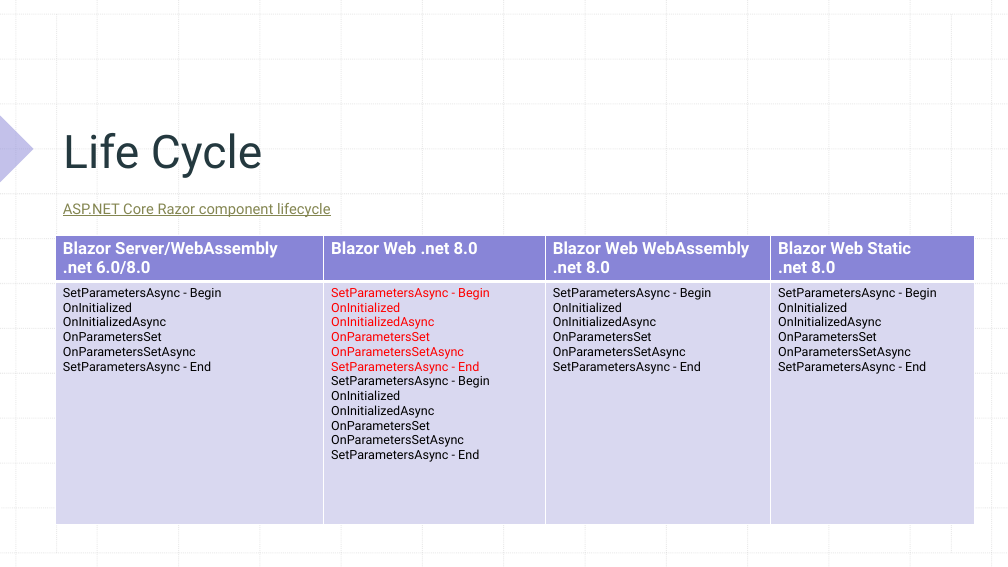
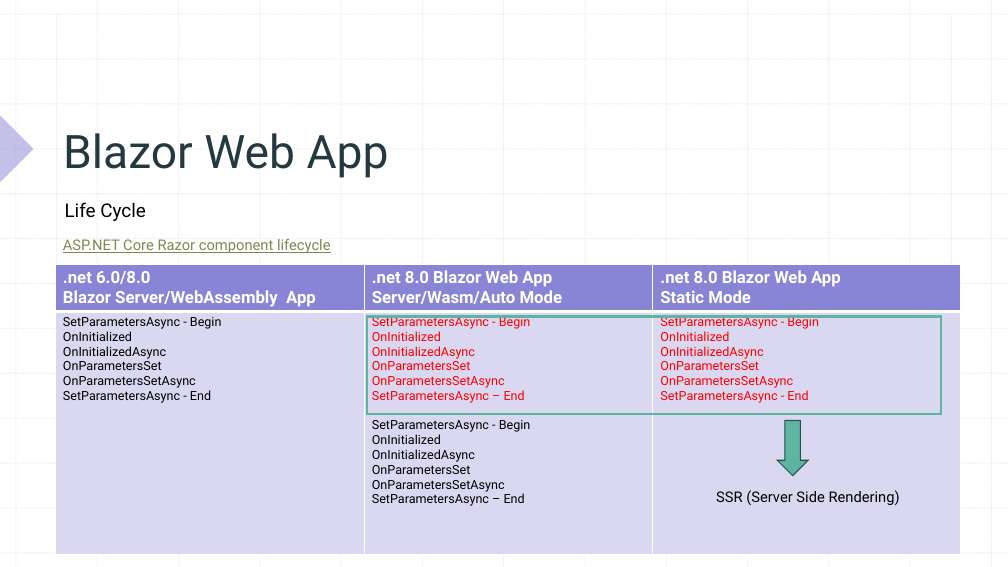
Before and after one commit to xccu/NetCore-Demo, a slide deck: slide 21 of Blazor in .net 8.pptx (slide 19 before the commit). Drawn at 1008x567 pixels with LibreOffice and Linux fonts; fonts in the diff are those of the drawing. Boxes give left, top, right and bottom in pixels: in the first picture for what was removed or moved away, otherwise in the second. Text is boxed around its words. In the diff, an @@ line names an element or a change of style, - is before the commit and + after.

Commit message:
modified ppt

```diff
--- a/Blazor in .net 8.pptx
+++ b/Blazor in .net 8.pptx
@@ title at bbox=[63, 133, 389, 178]: text changed @@
-Life Cycle
+Blazor Web App
@@ text added at bbox=[65, 202, 146, 221], 18 pt, text #000000 @@
+Life Cycle
@@ text "ASP.NET Core Razor component lifecycle": place and size @@
-text "ASP.NET Core Razor component lifecycle" at bbox=[63, 203, 331, 217]
+text "ASP.NET Core Razor component lifecycle" at bbox=[63, 239, 331, 253]
@@ table at bbox=[55, 265, 960, 556] @@
-column 1: Blazor Server/WebAssembly / .net 6.0/8.0 | SetParametersAsync - Begin / OnInitialized / OnInitializedAsync / OnParametersSet / OnParametersSetAsync / SetParametersAsync - End
-column 2: Blazor Web .net 8.0 | SetParametersAsync - Begin / OnInitialized / OnInitializedAsync / OnParametersSet / OnParametersSetAsync / SetParametersAsync - End / SetParametersAsync - Begin / OnInitialized / OnInitializedAsync / OnParametersSet / OnParametersSetAsync / SetParametersAsync - End
-column 3: Blazor Web WebAssembly / .net 8.0 | SetParametersAsync - Begin / OnInitialized / OnInitializedAsync / OnParametersSet / OnParametersSetAsync / SetParametersAsync - End
-column 4: Blazor Web Static / .net 8.0 | SetParametersAsync - Begin / OnInitialized / OnInitializedAsync / OnParametersSet / OnParametersSetAsync / SetParametersAsync - End
+column 1: .net 6.0/8.0 / Blazor Server/WebAssembly App | SetParametersAsync - Begin / OnInitialized / OnInitializedAsync / OnParametersSet / OnParametersSetAsync / SetParametersAsync - End
+column 2: .net 8.0 Blazor Web App / Server/Wasm/Auto Mode | SetParametersAsync - Begin / OnInitialized / OnInitializedAsync / OnParametersSet / OnParametersSetAsync / SetParametersAsync – End / SetParametersAsync - Begin / OnInitialized / OnInitializedAsync / OnParametersSet / OnParametersSetAsync / SetParametersAsync – End
+column 3: .net 8.0 Blazor Web App / Static Mode | SetParametersAsync - Begin / OnInitialized / OnInitializedAsync / OnParametersSet / OnParametersSetAsync / SetParametersAsync - End
@@ table: place and size @@
-table at bbox=[55, 235, 975, 526]
+table at bbox=[55, 265, 960, 556]
@@ rectangle added at bbox=[368, 317, 941, 414], outline #5DB4A2 2.25 pt @@
@@ down arrow added at bbox=[777, 420, 808, 476], fill #5DB4A2, outline #294F47 1 pt @@
@@ text added at bbox=[716, 490, 900, 505], 14 pt, text #000000 @@
+SSR (Server Side Rendering)
```
Also in this commit, not shown: 2 other slides changed, 3 slides added, 2 other files.
